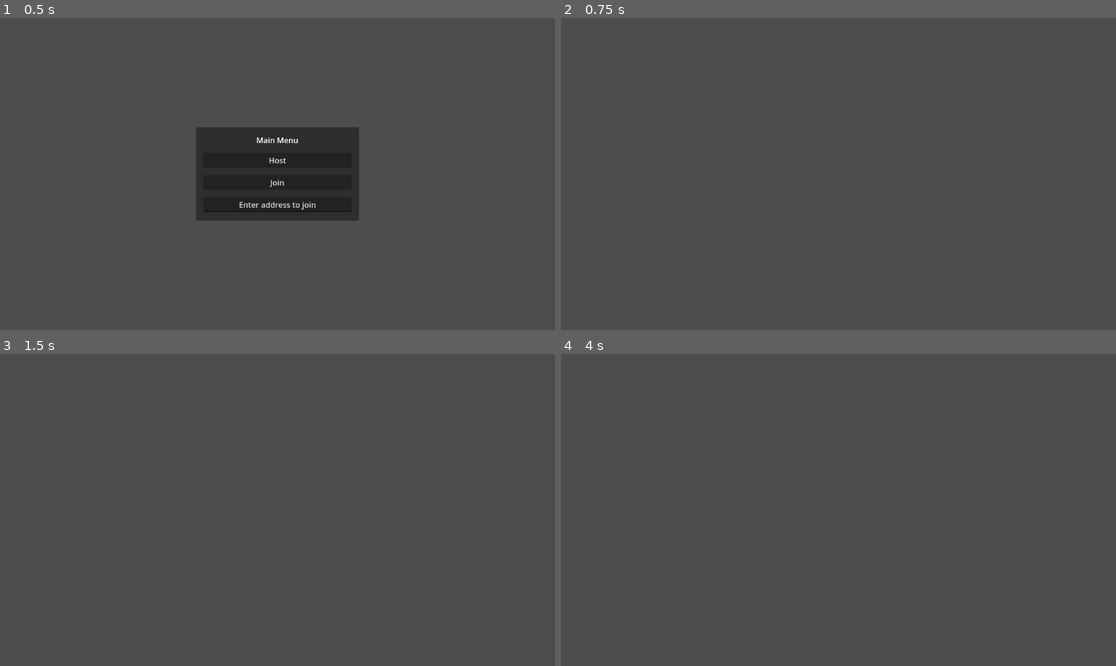
Above: before the commit, frames 1-4 (two rows, left to right).
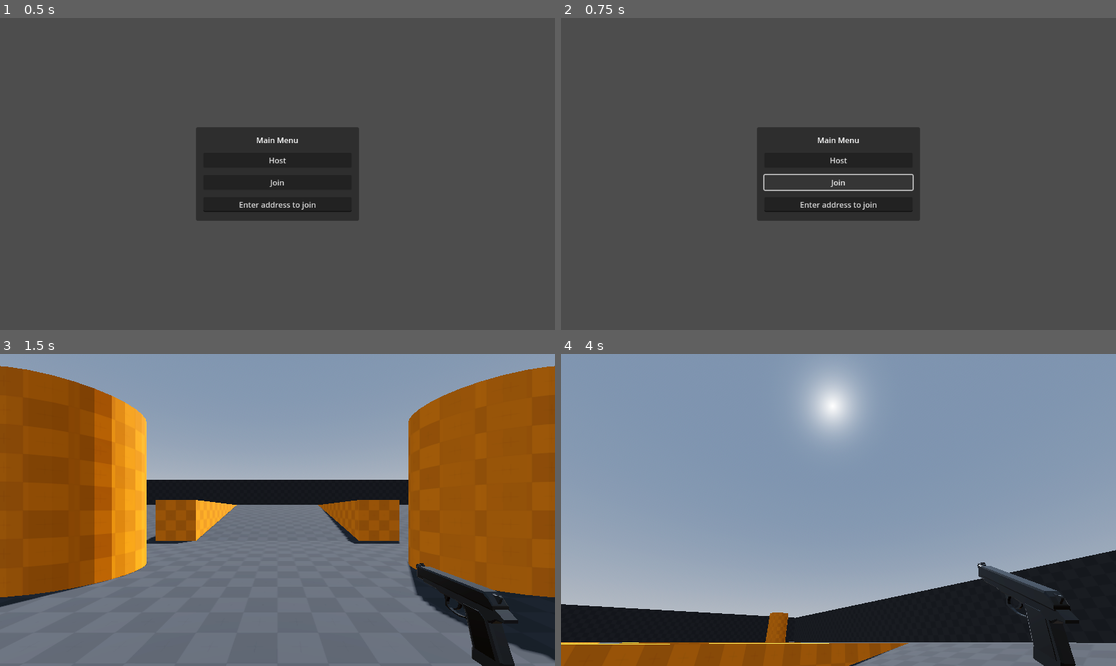
Above: after the commit, the same moments.

Repository: denisshaf/Godot-FPS
Game: Godot game, scene res://world.tscn
Two runs of this game, one before a commit and one after it. Both use one fixed random seed, a clock stepped at 60 frames per second and the inputs below.
Inputs (mouse positions are in pixels of both pictures, inside the frame that each line leads up to):
- Up to frame 1 (0.5 s): no input
- Up to frame 2 (0.75 s): click "Join" at 0.5 s
- Up to frame 3 (1.5 s): click (277, 497) at 1.25 s, where only the run after the commit has a clickable "Host"
- Up to frame 4 (4 s): move the mouse to (960, 494) at 2.02 s; hold D (right) 2.03-2.78 s; click (960, 494) at 2.1 s; tap Space (jump) at 2.27, 3.02 s; move the mouse to (727, 525) at 2.77 s; hold S (down) 2.78-3.53 s; click (727, 525) at 2.85 s; move the mouse to (894, 441) at 3.52 s; hold D (right) from 3.53 s (still down); click (894, 441) at 3.6 s

Frame 1 is identical in both runs. In frame 2, 7.5% of the frame differs, in the area x 35-65%, y 34-66%; in frame 3, 100%; in frame 4, 100%, in the area x 0-100%, y 0-100%.

Commit message:
fixed not rotating camera

Diff:
--- a/gui/pause_menu.gd
+++ b/gui/pause_menu.gd
@@ -7,6 +7,7 @@
 
 
 func _ready():
+	visible = false
 	play_button.pressed.connect(unpause)
 	quit_button.pressed.connect(get_tree().quit)
 
@@ -15,9 +16,11 @@
 	animator.play("Unpause")
 	get_tree().paused = false
 	Input.set_mouse_mode(Input.MOUSE_MODE_CAPTURED)
+	visible = false
 
 
 func pause():
+	visible = true
 	animator.play("Pause")
 	get_tree().paused = true
 	Input.set_mouse_mode(Input.MOUSE_MODE_VISIBLE)
--- a/player.gd
+++ b/player.gd
@@ -4,6 +4,7 @@
 @onready var anim_player = $AnimationPlayer
 @onready var muzzle_flash = $Camera3D/Pistol_B/MuzzleFlash
 @onready var raycast = $Camera3D/RayCast3D
+@onready var pause_menu = $PauseMenu
 
 var health = 3
 
@@ -38,6 +39,9 @@
 		play_shoot_effects.rpc()
 		if raycast.is_colliding():
 			var hit_player = raycast.get_collider()
+
+	if Input.is_action_just_pressed("esc"):
+		pause_menu.pause()
 
 
 func _physics_process(delta):
--- a/player.tscn
+++ b/player.tscn
@@ -3,7 +3,7 @@
 [ext_resource type="Script" path="res://player.gd" id="1_av13q"]
 [ext_resource type="PackedScene" uid="uid://b0c24v6usgp2v" path="res://models/Pistol_B.glb" id="2_amma4"]
 [ext_resource type="Texture2D" uid="uid://dm1btgf5ur2u6" path="res://addons/kenney_particle_pack/star_06.png" id="3_hbe0e"]
-[ext_resource type="Texture2D" uid="uid://7rikj4rb0vve" path="res://addons/kenney_particle_pack/circle_05.png" id="4_l0wio"]
+[ext_resource type="PackedScene" uid="uid://yly5f6hbwl8u" path="res://gui/pause_menu.tscn" id="4_l0gou"]
 
 [sub_resource type="CapsuleMesh" id="CapsuleMesh_5voc1"]
 
@@ -38,6 +38,33 @@
 size = Vector2(0.5, 0.5)
 orientation = 2
 
+[sub_resource type="Animation" id="Animation_t1u08"]
+length = 0.001
+tracks/0/type = "value"
+tracks/0/imported = false
+tracks/0/enabled = true
+tracks/0/path = NodePath("Camera3D/Pistol_B:rotation")
+tracks/0/interp = 1
+tracks/0/loop_wrap = true
+tracks/0/keys = {
+"times": PackedFloat32Array(0),
+"transitions": PackedFloat32Array(1),
+"update": 0,
+"values": [Vector3(0, 0, 0)]
+}
+tracks/1/type = "value"
+tracks/1/imported = false
+tracks/1/enabled = true
+tracks/1/path = NodePath("Camera3D/Pistol_B:position")
+tracks/1/interp = 1
+tracks/1/loop_wrap = true
+tracks/1/keys = {
+"times": PackedFloat32Array(0),
+"transitions": PackedFloat32Array(1),
+"update": 0,
+"values": [Vector3(0.612313, -0.345387, -0.64955)]
+}
+
 [sub_resource type="Animation" id="Animation_l555t"]
 resource_name = "idle"
 length = 3.0
@@ -65,33 +92,6 @@
 "transitions": PackedFloat32Array(-2, -2),
 "update": 0,
 "values": [Vector3(0.612313, -0.345387, -0.64955), Vector3(0.612, -0.38, -0.65)]
-}
-
-[sub_resource type="Animation" id="Animation_t1u08"]
-length = 0.001
-tracks/0/type = "value"
-tracks/0/imported = false
-tracks/0/enabled = true
-tracks/0/path = NodePath("Camera3D/Pistol_B:rotation")
-tracks/0/interp = 1
-tracks/0/loop_wrap = true
-tracks/0/keys = {
-"times": PackedFloat32Array(0),
-"transitions": PackedFloat32Array(1),
-"update": 0,
-"values": [Vector3(0, 0, 0)]
-}
-tracks/1/type = "value"
-tracks/1/imported = false
-tracks/1/enabled = true
-tracks/1/path = NodePath("Camera3D/Pistol_B:position")
-tracks/1/interp = 1
-tracks/1/loop_wrap = true
-tracks/1/keys = {
-"times": PackedFloat32Array(0),
-"transitions": PackedFloat32Array(1),
-"update": 0,
-"values": [Vector3(0.612313, -0.345387, -0.64955)]
 }
 
 [sub_resource type="Animation" id="Animation_ouq5p"]
@@ -161,6 +161,8 @@
 collision_layer = 2
 script = ExtResource("1_av13q")
 
+[node name="PauseMenu" parent="." instance=ExtResource("4_l0gou")]
+
 [node name="MeshInstance3D" type="MeshInstance3D" parent="."]
 transform = Transform3D(1, 0, 0, 0, 1, 0, 0, 0, 1, 0, 1, 0)
 mesh = SubResource("CapsuleMesh_5voc1")
@@ -185,17 +187,6 @@
 process_material = SubResource("ParticleProcessMaterial_ohe8k")
 draw_pass_1 = SubResource("PlaneMesh_6msk6")
 
-[node name="TextureRect" type="TextureRect" parent="Camera3D"]
-anchors_preset = 15
-anchor_right = 1.0
-anchor_bottom = 1.0
-grow_horizontal = 2
-grow_vertical = 2
-scale = Vector2(0.03, 0.03)
-pivot_offset = Vector2(576, 324)
-texture = ExtResource("4_l0wio")
-stretch_mode = 5
-
 [node name="RayCast3D" type="RayCast3D" parent="Camera3D"]
 target_position = Vector3(0, 0, -50)
 collision_mask = 2
--- a/project.godot
+++ b/project.godot
@@ -41,11 +41,6 @@
 "events": [Object(InputEventKey,"resource_local_to_scene":false,"resource_name":"","device":-1,"window_id":0,"alt_pressed":false,"shift_pressed":false,"ctrl_pressed":false,"meta_pressed":false,"pressed":false,"keycode":0,"physical_keycode":68,"key_label":0,"unicode":100,"echo":false,"script":null)
 ]
 }
-quit={
-"deadzone": 0.5,
-"events": [Object(InputEventKey,"resource_local_to_scene":false,"resource_name":"","device":-1,"window_id":0,"alt_pressed":false,"shift_pressed":false,"ctrl_pressed":false,"meta_pressed":false,"pressed":false,"keycode":0,"physical_keycode":4194305,"key_label":0,"unicode":0,"echo":false,"script":null)
-]
-}
 shoot={
 "deadzone": 0.5,
 "events": [Object(InputEventMouseButton,"resource_local_to_scene":false,"resource_name":"","device":-1,"window_id":0,"a …(242 unchanged characters)…
@@ -56,3 +51,8 @@
 "events": [Object(InputEventKey,"resource_local_to_scene":false,"resource_name":"","device":-1,"window_id":0,"alt_pressed":false,"shift_pressed":false,"ctrl_pressed":false,"meta_pressed":false,"pressed":false,"keycode":0,"physical_keycode":32,"key_label":0,"unicode":32,"echo":false,"script":null)
 ]
 }
+esc={
+"deadzone": 0.5,
+"events": [Object(InputEventKey,"resource_local_to_scene":false,"resource_name":"","device":-1,"window_id":0,"alt_pressed":false,"shift_pressed":false,"ctrl_pressed":false,"meta_pressed":false,"pressed":false,"keycode":0,"physical_keycode":4194305,"key_label":0,"unicode":0,"echo":false,"script":null)
+]
+}
--- a/world.gd
+++ b/world.gd
@@ -7,10 +7,6 @@
 const Player = preload("res://player.tscn")
 const PORT = 9999
 var enet_peer = ENetMultiplayerPeer.new()
-
-func _unhandled_input(event):
-	if Input.is_action_just_pressed("quit"):
-		get_tree().quit()
 
 
 func _on_host_button_pressed():
@@ -24,8 +20,6 @@
 
 
 func _on_join_button_pressed():
-	main_menu.hide()
-
 	enet_peer.create_client("localhost", PORT)
 	multiplayer.multiplayer_peer = enet_peer
 
